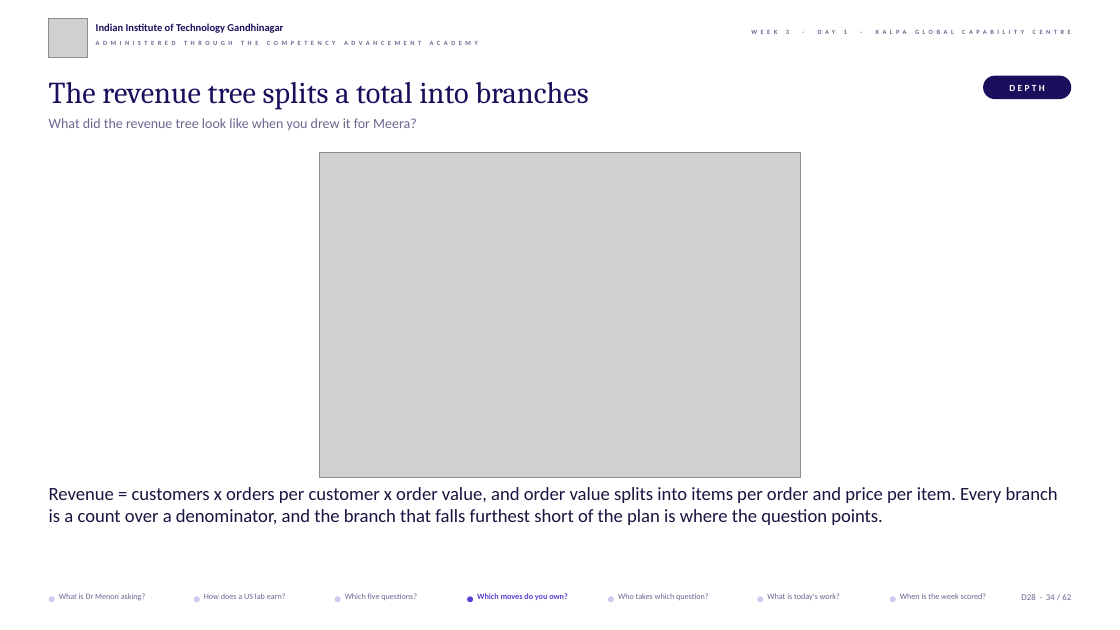
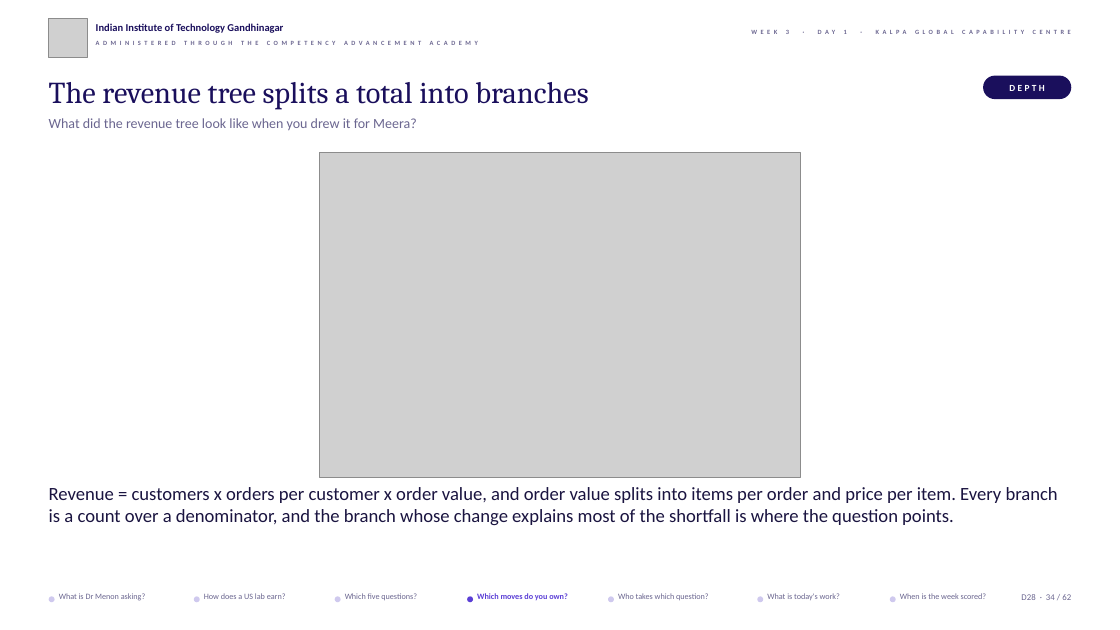
Before and after one commit to fde-academy-lab/c2-content-factory, a slide deck: slide 34 of content/W03/D1/slides/C2_W03_D01_introduction_STUDENT.pptx. Drawn at 1120x630 pixels with LibreOffice and Linux fonts; fonts in the diff are those of the drawing; grey boxes stand for pictures; background and template pictures are left out. Boxes give left, top, right and bottom in pixels: in the first picture for what was removed or moved away, otherwise in the second. Text is boxed around its words. In the diff, an @@ line names an element or a change of style, - is before the commit and + after.

```diff
--- a/content/W03/D1/slides/C2_W03_D01_introduction_STUDENT.pptx
+++ b/content/W03/D1/slides/C2_W03_D01_introduction_STUDENT.pptx
@@ text at bbox=[49, 487, 1058, 525]: text changed @@
-Revenue = customers x orders per customer x order value, and order value splits into items per order and price per item. Every branch is a count over a denominator, and the branch that falls furthest short of the plan is where the question points.
+Revenue = customers x orders per customer x order value, and order value splits into items per order and price per item. Every branch is a count over a denominator, and the branch whose change explains most of the shortfall is where the question points.
```
Also in this commit, not shown: 8 other files.
